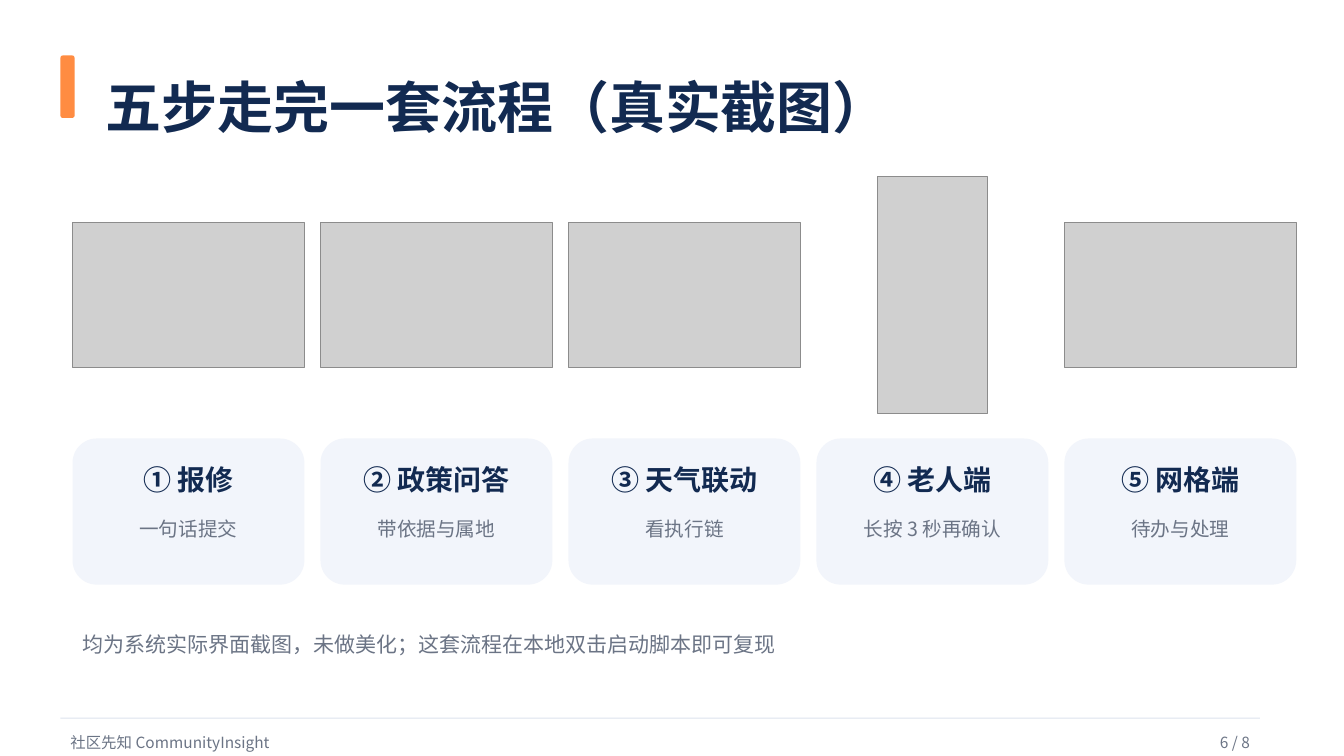
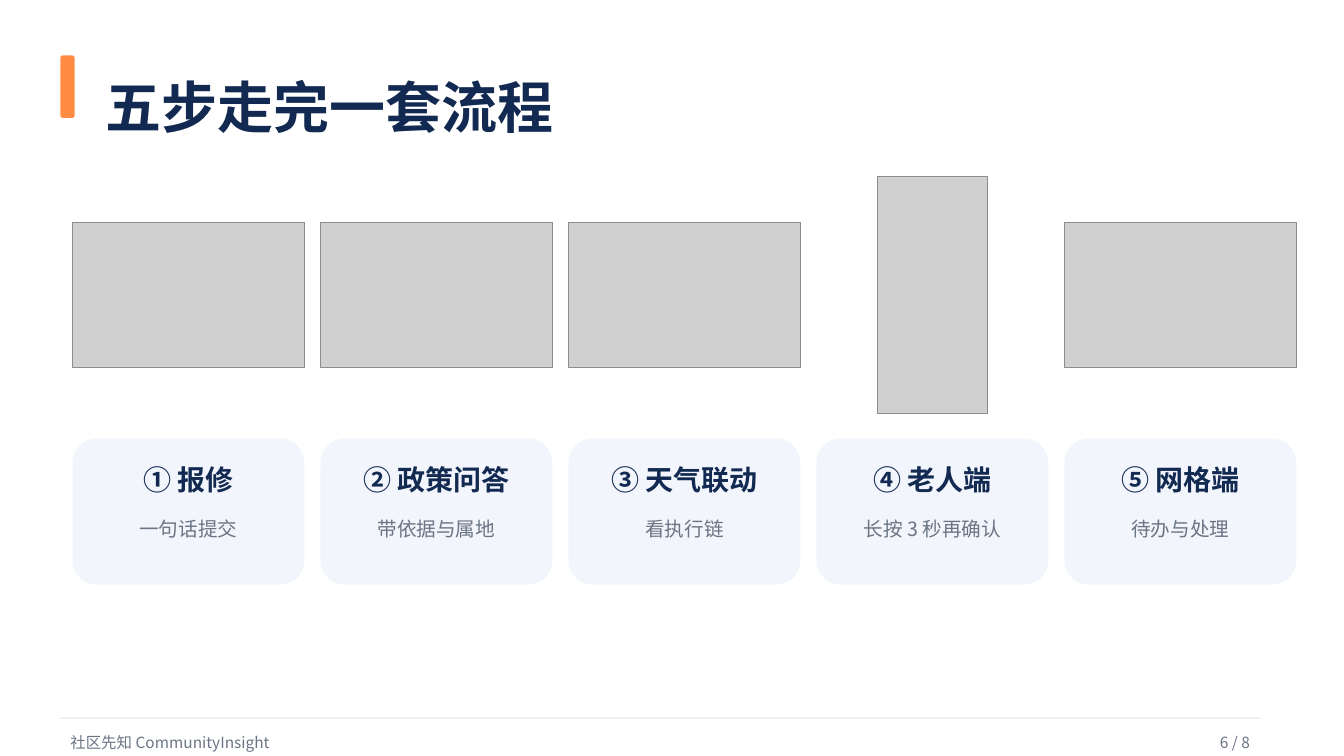
Before and after one commit to woshuofengsu/campus-insight-agent, a slide deck: slide 6 of docs/competition/9月22日路演-社区先知.pptx. Drawn at 1344x756 pixels with LibreOffice and Linux fonts; fonts in the diff are those of the drawing; grey boxes stand for pictures. Boxes give left, top, right and bottom in pixels: in the first picture for what was removed or moved away, otherwise in the second. Text is boxed around its words. In the diff, an @@ line names an element or a change of style, - is before the commit and + after.

Commit message:
PPT 去掉页面上的注释口气文案（未做美化/本地双击可复现/口述提示等），改回纯展示口径
- 第 6 页删掉「均为系统实际界面截图，未做美化；这套流程在本地双击启动脚本即可复现」，标题去掉（真实截图）
- 第 2 页删掉「（这一页之后我会主动说明…）」这类舞台提示（应写在讲者备注里，不上屏）
- 附录标题「界面一览（真实截图，未做美化）」→「更多界面」
- 附录·如需看实物：把「依赖脚本自动装」「不联网也能演示」改成观众口径
- PPT文本 txt 同步清理同类注释
- 文件占用处理：正名成功（PowerPoint 打开时重命名可行），新版已占正名，旧版改名「（旧版·可删）」
验证：15 页 · verify_ppt 0 问题 · 页面文字扫描无「未做美化/复现/口述」等残留 · 预览 PDF 已更新

```diff
--- a/docs/competition/9月22日路演-社区先知.pptx
+++ b/docs/competition/9月22日路演-社区先知.pptx
@@ text at [106,80,554,133]: text changed @@
-五步走完一套流程（真实截图）
+五步走完一套流程
@@ text removed at [82,634,775,655] @@
-均为系统实际界面截图，未做美化；这套流程在本地双击启动脚本即可复现
```
Also in this commit, not shown: 3 other slides changed, 2 other files.
